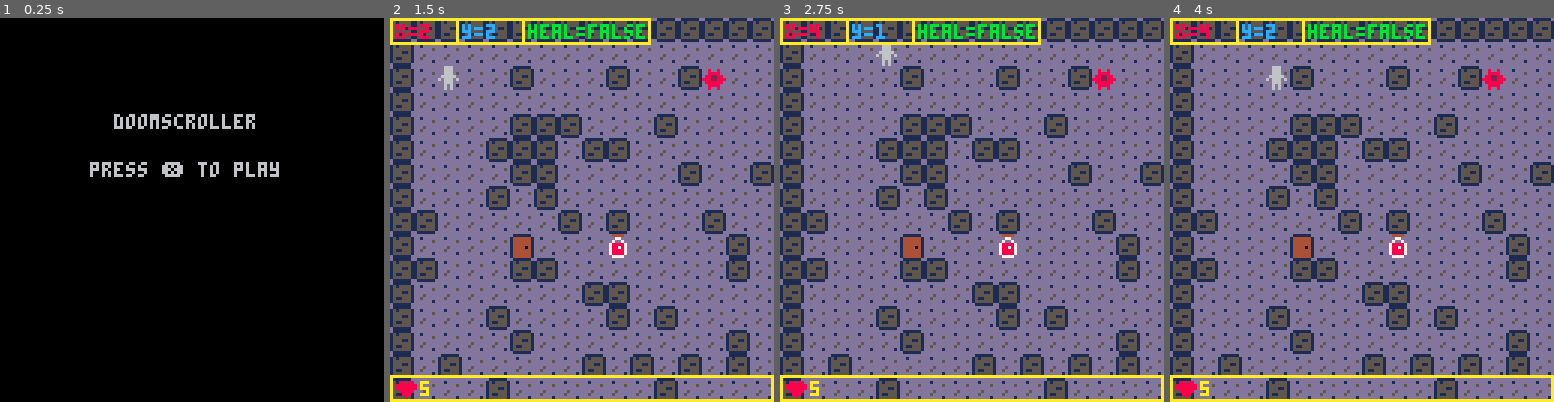
Above: before the commit, frames 1-4 (left to right).
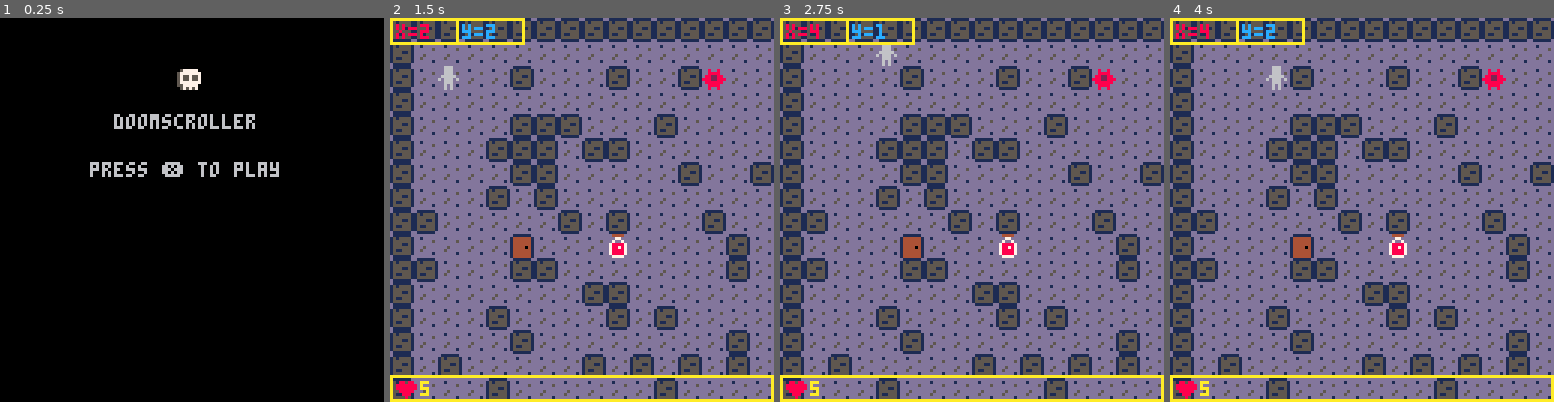
Above: after the commit, the same moments.

Repository: OmniWode/doomscroller
Game: PICO-8 cartridge doomscroller.p8
Same seed, same stepped clock (60 frames per second), same inputs: the game is played once before the commit and once after it.
Inputs:
- Up to frame 1 (0.25 s): no input
- Up to frame 2 (1.5 s): tap X (X key) at 0.33, 1.07 s
- Up to frame 3 (2.75 s): hold Right 1.6-2.1 s; tap X (X key) at 1.85 s; hold Up 2.15-2.42 s; hold Right from 2.47 s (still down)
- Up to frame 4 (4 s): tap X (X key) at 2.97 s; release Right at 3.03 s; hold Left 3.08-3.58 s; hold Down 3.63-3.97 s

The runs differ from the first frame. In frame 1, 0.3% of the frame differs, in the area x 46-53%, y 13-19%; in frame 2, 1.1%, in the area x 35-68%, y 0-8%; in frame 3, 1.1%; in frame 4, 1.1%.

Commit message:
minor graphics changes

Diff:
--- a/doomscroller.p8
+++ b/doomscroller.p8
@@ -44,6 +44,7 @@
 end
 
 function draw_title()
+	spr(50,59,16)
 	print("doomscroller",38,32,6)
 	print("press ❎ to play",30, 48, 6)
 end
@@ -215,8 +216,8 @@
 	rect(debugx+22,debugy,debugx+44,debugy+8,10)
 	print("y="..p.y,debugx+24,debugy+2,12)
 
-	rect(debugx+44,debugy,debugx+86,debugy+8,10)
-	print("heal="..tostr(is_tile(heal,p.x,p.y)),debugx+46,debugy+2,11)
+	--rect(debugx+44,debugy,debugx+86,debugy+8,10)
+	--print("heal="..tostr(is_tile(heal,p.x,p.y)),debugx+46,debugy+2,11)
 
 	--rect(debugx+44,debugy,debugx+62,debugy+8,10)
 	--print("t="..timer,debugx+46,debugy+2,11)
@@ -329,13 +330,13 @@
 dd8888dd333333330000000000000000000000000000000000000000000000000000000000000000000000000000000000000000000000000000000000000000
 dd8dd8dddffffffd0000000000000000000000000000000000000000000000000000000000000000000000000000000000000000000000000000000000000000
 00000000dd4444dd0000000000000000000000000000000000000000000000000000000000000000000000000000000000000000000000000000000000000000
-00000000ddd77ddd0000000000000000000000000000000000000000000000000000000000000000000000000000000000000000000000000000000000000000
-08808800dd7dd7dd0000000000000000000000000000000000000000000000000000000000000000000000000000000000000000000000000000000000000000
-88888880d788887d0000000000000000000000000000000000000000000000000000000000000000000000000000000000000000000000000000000000000000
-88888880d788787d0000000000000000000000000000000000000000000000000000000000000000000000000000000000000000000000000000000000000000
-08888800d788887d0000000000000000000000000000000000000000000000000000000000000000000000000000000000000000000000000000000000000000
-00888000d788887d0000000000000000000000000000000000000000000000000000000000000000000000000000000000000000000000000000000000000000
-00080000dd7777dd0000000000000000000000000000000000000000000000000000000000000000000000000000000000000000000000000000000000000000
+00000000ddd77ddd0577777000000000000000000000000000000000000000000000000000000000000000000000000000000000000000000000000000000000
+08808800dd7dd7dd5777777700000000000000000000000000000000000000000000000000000000000000000000000000000000000000000000000000000000
+88888880d788887d5755755700000000000000000000000000000000000000000000000000000000000000000000000000000000000000000000000000000000
+88888880d788787d5755755700000000000000000000000000000000000000000000000000000000000000000000000000000000000000000000000000000000
+08888800d788887d5777777700000000000000000000000000000000000000000000000000000000000000000000000000000000000000000000000000000000
+00888000d788887d5577777000000000000000000000000000000000000000000000000000000000000000000000000000000000000000000000000000000000
+00080000dd7777dd0575757000000000000000000000000000000000000000000000000000000000000000000000000000000000000000000000000000000000
 00000000000000000000000000000000000000000000000000000000000000000000000000000000000000000000000000000000000000000000000000000000
 00000000000000000000000000000000000000000000000000000000000000000000000000000000000000000000000000000000000000000000000000000000
 00000000000000000000000000000000000000000000000000000000000000000000000000000000000000000000000000000000000000000000000000000000
